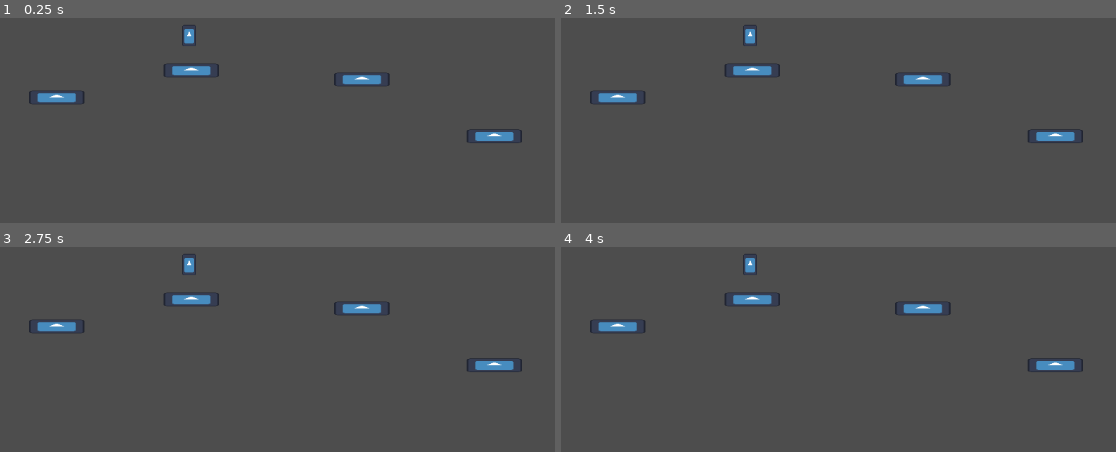
Above: before the commit, frames 1-4 (two rows, left to right).
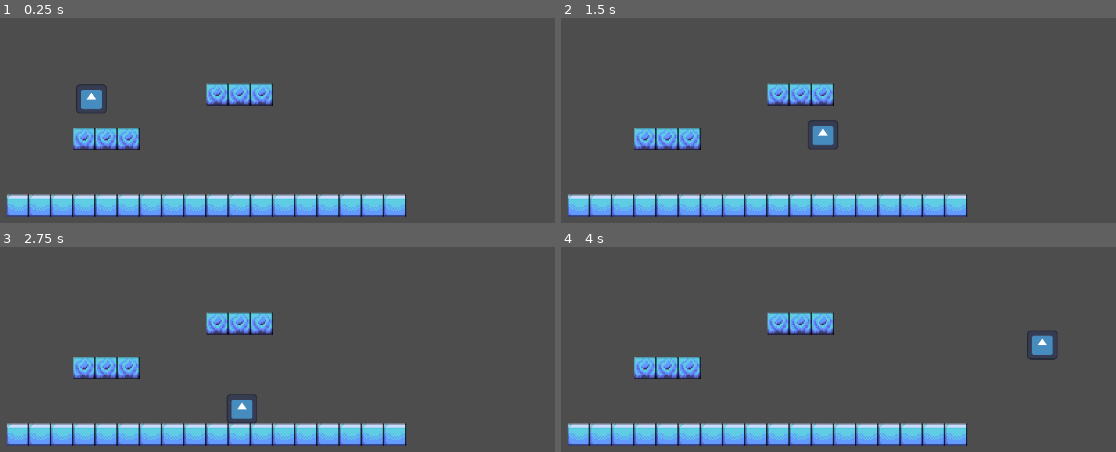
Above: after the commit, the same moments.

Repository: vincentcmartinez/spookyfartjam2025
Game: Godot game, scene res://world.tscn
Same seed, same stepped clock (60 frames per second), same inputs: the game is played once before the commit and once after it. The engine's default icon, where the game draws it, is replaced by a stand-in: a white triangle on a blue panel in a dark square.
Inputs:
- Up to frame 1 (0.25 s): no input
- Up to frame 2 (1.5 s): tap Enter (ui_accept) at 0.5, 0.6, 0.77, 1.07, 1.35 s; hold Right (ui_right) from 0.53 s (still down)
- Up to frame 3 (2.75 s): tap Enter (ui_accept) at 1.52, 1.82, 2.1 s; release Right (ui_right) at 2.03 s; hold Left (ui_left) from 2.03 s (still down)
- Up to frame 4 (4 s): release Left (ui_left) at 2.78 s; hold Right (ui_right) from 2.78 s (still down); tap Enter (ui_accept) at 2.85, 3.02, 3.32, 3.6, 3.77 s

The runs differ from the first frame. In frame 1, 13% of the frame differs, in the area x 1-95%, y 3-98%; in frame 2, 13%; in frame 3, 13%; in frame 4, 13%.

Commit message:
Player controller and tilemap

Diff:
--- a/player.tscn
+++ b/player.tscn
@@ -1,21 +1,19 @@
-[gd_scene load_steps=4 format=3 uid="uid://cm02bwo8guyse"]
+[gd_scene load_steps=4 format=3 uid="uid://yq6wnvx6oepm"]
 
-[ext_resource type="Script" uid="uid://itw8c5v1yqia" path="res://player.gd" id="1_4flbx"]
-[ext_resource type="Texture2D" uid="uid://cbj6q1c8altds" path="res://icon.svg" id="2_onrkg"]
+[ext_resource type="Script" uid="uid://2r4604cdwqo" path="res://scripts/character_body_2d.gd" id="1_qm0ti"]
+[ext_resource type="Texture2D" uid="uid://cbj6q1c8altds" path="res://icon.svg" id="2_fhbv5"]
 
-[sub_resource type="CapsuleShape2D" id="CapsuleShape2D_sh265"]
+[sub_resource type="RectangleShape2D" id="RectangleShape2D_pqap4"]
 
-[node name="player" type="Node2D"]
+[node name="Player" type="Node2D"]
 
 [node name="CharacterBody2D" type="CharacterBody2D" parent="."]
-script = ExtResource("1_4flbx")
+script = ExtResource("1_qm0ti")
 
 [node name="CollisionShape2D" type="CollisionShape2D" parent="CharacterBody2D"]
-shape = SubResource("CapsuleShape2D_sh265")
+shape = SubResource("RectangleShape2D_pqap4")
 
-[node name="Sprite2D" type="Sprite2D" parent="."]
-position = Vector2(1, -1)
-scale = Vector2(0.15625, 0.242188)
-texture = ExtResource("2_onrkg")
-
-[node name="Camera2D" type="Camera2D" parent="."]
+[node name="Sprite2D" type="Sprite2D" parent="CharacterBody2D"]
+position = Vector2(-1.19209e-07, -0.500002)
+scale = Vector2(0.171875, 0.164063)
+texture = ExtResource("2_fhbv5")
--- /dev/null
+++ b/scripts/character_body_2d.gd
@@ -0,0 +1,25 @@
+extends CharacterBody2D
+
+
+const SPEED = 150.0
+const JUMP_VELOCITY = -300.0
+
+
+func _physics_process(delta: float) -> void:
+	# Add the gravity.
+	if not is_on_floor():
+		velocity += get_gravity() * delta
+
+	# Handle jump.
+	if Input.is_action_just_pressed("ui_accept") and is_on_floor():
+		velocity.y = JUMP_VELOCITY
+
+	# Get the input direction and handle the movement/deceleration.
+	# As good practice, you should replace UI actions with custom gameplay actions.
+	var direction := Input.get_axis("ui_left", "ui_right")
+	if direction:
+		velocity.x = direction * SPEED
+	else:
+		velocity.x = move_toward(velocity.x, 0, SPEED)
+
+	move_and_slide()
--- /dev/null
+++ b/tilemapBase.tscn
@@ -0,0 +1,160 @@
+[gd_scene load_steps=4 format=3 uid="uid://b31q0iyxhp326"]
+
+[ext_resource type="Texture2D" uid="uid://d3kd4wid4dxce" path="res://sprites/tiles.png" id="1_ivlvr"]
+
+[sub_resource type="TileSetAtlasSource" id="TileSetAtlasSource_avvnw"]
+texture = ExtResource("1_ivlvr")
+0:0/0 = 0
+0:0/0/physics_layer_0/polygon_0/points = PackedVector2Array(-8, -8, 8, -8, 8, 8, -8, 8)
+1:0/0 = 0
+1:0/0/physics_layer_0/polygon_0/points = PackedVector2Array(-8, -8, 8, -8, 8, 8, -8, 8)
+2:0/0 = 0
+2:0/0/physics_layer_0/polygon_0/points = PackedVector2Array(-8, -8, 8, -8, 8, 8, -8, 8)
+3:0/0 = 0
+3:0/0/physics_layer_0/polygon_0/points = PackedVector2Array(-8, -8, 8, -8, 8, 8, -8, 8)
+4:0/0 = 0
+4:0/0/physics_layer_0/polygon_0/points = PackedVector2Array(-8, -8, 8, -8, 8, 8, -8, 8)
+5:0/0 = 0
+5:0/0/physics_layer_0/polygon_0/points = PackedVector2Array(-8, -8, 8, -8, 8, 8, -8, 8)
+6:0/0 = 0
+6:0/0/physics_layer_0/polygon_0/points = PackedVector2Array(-8, -8, 8, -8, 8, 8, -8, 8)
+7:0/0 = 0
+7:0/0/physics_layer_0/polygon_0/points = PackedVector2Array(-8, -8, 8, -8, 8, 8, -8, 8)
+8:0/0 = 0
+8:0/0/physics_layer_0/polygon_0/points = PackedVector2Array(-8, -8, 8, -8, 8, 8, -8, 8)
+9:0/0 = 0
+9:0/0/physics_layer_0/polygon_0/points = PackedVector2Array(-8, -8, 8, -8, 8, 8, -8, 8)
+10:0/0 = 0
+10:0/0/physics_layer_0/polygon_0/points = PackedVector2Array(-8, -8, 8, -8, 8, 8, -8, 8)
+11:0/0 = 0
+11:0/0/physics_layer_0/polygon_0/points = PackedVector2Array(-8, -8, 8, -8, 8, 8, -8, 8)
+0:1/0 = 0
+0:1/0/physics_layer_0/polygon_0/points = PackedVector2Array(-8, -8, 8, -8, 8, 8, -8, 8)
+1:1/0 = 0
+1:1/0/physics_layer_0/polygon_0/points = PackedVector2Array(-8, -8, 8, -8, 8, 8, -8, 8)
+2:1/0 = 0
+2:1/0/physics_layer_0/polygon_0/points = PackedVector2Array(-8, -8, 8, -8, 8, 8, -8, 8)
+3:1/0 = 0
+3:1/0/physics_layer_0/polygon_0/points = PackedVector2Array(-8, -8, 8, -8, 8, 8, -8, 8)
+4:1/0 = 0
+4:1/0/physics_layer_0/polygon_0/points = PackedVector2Array(-8, -8, 8, -8, 8, 8, -8, 8)
+5:1/0 = 0
+5:1/0/physics_layer_0/polygon_0/points = PackedVector2Array(-8, -8, 8, -8, 8, 8, -8, 8)
+6:1/0 = 0
+6:1/0/physics_layer_0/polygon_0/points = PackedVector2Array(-8, -8, 8, -8, 8, 8, -8, 8)
+7:1/0 = 0
+7:1/0/physics_layer_0/polygon_0/points = PackedVector2Array(-8, -8, 8, -8, 8, 8, -8, 8)
+8:1/0 = 0
+8:1/0/physics_layer_0/polygon_0/points = PackedVector2Array(-8, -8, 8, -8, 8, 8, -8, 8)
+9:1/0 = 0
+9:1/0/physics_layer_0/polygon_0/points = PackedVector2Array(-8, -8, 8, -8, 8, 8, -8, 8)
+10:1/0 = 0
+10:1/0/physics_layer_0/polygon_0/points = PackedVector2Array(-8, -8, 8, -8, 8, 8, -8, 8)
+11:1/0 = 0
+11:1/0/physics_layer_0/polygon_0/points = PackedVector2Array(-8, -8, 8, -8, 8, 8, -8, 8)
+0:2/0 = 0
+0:2/0/physics_layer_0/polygon_0/points = PackedVector2Array(-8, -8, 8, -8, 8, 8, -8, 8)
+1:2/0 = 0
+1:2/0/physics_layer_0/polygon_0/points = PackedVector2Array(-8, -8, 8, -8, 8, 8, -8, 8)
+2:2/0 = 0
+2:2/0/physics_layer_0/polygon_0/points = PackedVector2Array(-8, -8, 8, -8, 8, 8, -8, 8)
+3:2/0 = 0
+3:2/0/physics_layer_0/polygon_0/points = PackedVector2Array(-8, -8, 8, -8, 8, 8, -8, 8)
+4:2/0 = 0
+4:2/0/physics_layer_0/polygon_0/points = PackedVector2Array(-8, -8, 8, -8, 8, 8, -8, 8)
+5:2/0 = 0
+5:2/0/physics_layer_0/polygon_0/points = PackedVector2Array(-8, -8, 8, -8, 8, 8, -8, 8)
+6:2/0 = 0
+6:2/0/physics_layer_0/polygon_0/points = PackedVector2Array(-8, -8, 8, -8, 8, 8, -8, 8)
+7:2/0 = 0
+7:2/0/physics_layer_0/polygon_0/points = PackedVector2Array(-8, -8, 8, -8, 8, 8, -8, 8)
+8:2/0 = 0
+8:2/0/physics_layer_0/polygon_0/points = PackedVector2Array(-8, -8, 8, -8, 8, 8, -8, 8)
+9:2/0 = 0
+9:2/0/physics_layer_0/polygon_0/points = PackedVector2Array(-8, -8, 8, -8, 8, 8, -8, 8)
+10:2/0 = 0
+10:2/0/physics_layer_0/polygon_0/points = PackedVector2Array(-8, -8, 8, -8, 8, 8, -8, 8)
+11:2/0 = 0
+11:2/0/physics_layer_0/polygon_0/points = PackedVector2Array(-8, -8, 8, -8, 8, 8, -8, 8)
+0:3/0 = 0
+0:3/0/physics_layer_0/polygon_0/points = PackedVector2Array(-8, -8, 8, -8, 8, 8, -8, 8)
+1:3/0 = 0
+1:3/0/physics_layer_0/polygon_0/points = PackedVector2Array(-8, -8, 8, -8, 8, 8, -8, 8)
+2:3/0 = 0
+2:3/0/physics_layer_0/polygon_0/points = PackedVector2Array(-8, -8, 8, -8, 8, 8, -8, 8)
+3:3/0 = 0
+3:3/0/physics_layer_0/polygon_0/points = PackedVector2Array(-8, -8, 8, -8, 8, 8, -8, 8)
+4:3/0 = 0
+4:3/0/physics_layer_0/polygon_0/points = PackedVector2Array(-8, -8, 8, -8, 8, 8, -8, 8)
+5:3/0 = 0
+5:3/0/physics_layer_0/polygon_0/points = PackedVector2Array(-8, -8, 8, -8, 8, 8, -8, 8)
+6:3/0 = 0
+6:3/0/physics_layer_0/polygon_0/points = PackedVector2Array(-8, -8, 8, -8, 8, 8, -8, 8)
+7:3/0 = 0
+7:3/0/physics_layer_0/polygon_0/points = PackedVector2Array(-8, -8, 8, -8, 8, 8, -8, 8)
+8:3/0 = 0
+8:3/0/physics_layer_0/polygon_0/points = PackedVector2Array(-8, -8, 8, -8, 8, 8, -8, 8)
+9:3/0 = 0
+9:3/0/physics_layer_0/polygon_0/points = PackedVector2Array(-8, -8, 8, -8, 8, 8, -8, 8)
+10:3/0 = 0
+10:3/0/physics_layer_0/polygon_0/points = PackedVector2Array(-8, -8, 8, -8, 8, 8, -8, 8)
+11:3/0 = 0
+11:3/0/physics_layer_0/polygon_0/points = PackedVector2Array(-8, -8, 8, -8, 8, 8, -8, 8)
+0:4/0 = 0
+0:4/0/physics_layer_0/polygon_0/points = PackedVector2Array(-8, -8, 8, -8, 8, 8, -8, 8)
+1:4/0 = 0
+1:4/0/physics_layer_0/polygon_0/points = PackedVector2Array(-8, -8, 8, -8, 8, 8, -8, 8)
+2:4/0 = 0
+2:4/0/physics_layer_0/polygon_0/points = PackedVector2Array(-8, -8, 8, -8, 8, 8, -8, 8)
+3:4/0 = 0
+3:4/0/physics_layer_0/polygon_0/points = PackedVector2Array(-8, -8, 8, -8, 8, 8, -8, 8)
+4:4/0 = 0
+4:4/0/physics_layer_0/polygon_0/points = PackedVector2Array(-8, -8, 8, -8, 8, 8, -8, 8)
+5:4/0 = 0
+5:4/0/physics_layer_0/polygon_0/points = PackedVector2Array(-8, -8, 8, -8, 8, 8, -8, 8)
+6:4/0 = 0
+6:4/0/physics_layer_0/polygon_0/points = PackedVector2Array(-8, -8, 8, -8, 8, 8, -8, 8)
+7:4/0 = 0
+7:4/0/physics_layer_0/polygon_0/points = PackedVector2Array(-8, -8, 8, -8, 8, 8, -8, 8)
+8:4/0 = 0
+8:4/0/physics_layer_0/polygon_0/points = PackedVector2Array(-8, -8, 8, -8, 8, 8, -8, 8)
+9:4/0 = 0
+9:4/0/physics_layer_0/polygon_0/points = PackedVector2Array(-8, -8, 8, -8, 8, 8, -8, 8)
+10:4/0 = 0
+10:4/0/physics_layer_0/polygon_0/points = PackedVector2Array(-8, -8, 8, -8, 8, 8, -8, 8)
+11:4/0 = 0
+11:4/0/physics_layer_0/polygon_0/points = PackedVector2Array(-8, -8, 8, -8, 8, 8, -8, 8)
+0:5/0 = 0
+0:5/0/physics_layer_0/polygon_0/points = PackedVector2Array(-8, -8, 8, -8, 8, 8, -8, 8)
+1:5/0 = 0
+1:5/0/physics_layer_0/polygon_0/points = PackedVector2Array(-8, -8, 8, -8, 8, 8, -8, 8)
+2:5/0 = 0
+2:5/0/physics_layer_0/polygon_0/points = PackedVector2Array(-8, -8, 8, -8, 8, 8, -8, 8)
+3:5/0 = 0
+3:5/0/physics_layer_0/polygon_0/points = PackedVector2Array(-8, -8, 8, -8, 8, 8, -8, 8)
+4:5/0 = 0
+4:5/0/physics_layer_0/polygon_0/points = PackedVector2Array(-8, -8, 8, -8, 8, 8, -8, 8)
+5:5/0 = 0
+6:5/0 = 0
+7:5/0 = 0
+8:5/0 = 0
+9:5/0 = 0
+10:5/0 = 0
+10:5/0/physics_layer_0/polygon_0/points = PackedVector2Array(-8, -8, 8, -8, 8, 8, -8, 8)
+11:5/0 = 0
+11:5/0/physics_layer_0/polygon_0/points = PackedVector2Array(-8, -8, 8, -8, 8, 8, -8, 8)
+
+[sub_resource type="TileSet" id="TileSet_rx81d"]
+physics_layer_0/collision_layer = 1
+sources/1 = SubResource("TileSetAtlasSource_avvnw")
+
+[node name="Level Map" type="Node2D"]
+
+[node name="TileMap" type="TileMap" parent="."]
+texture_filter = 1
+tile_set = SubResource("TileSet_rx81d")
+rendering_quadrant_size = 32
+format = 2
+layer_0/name = "Background"
+layer_0/tile_data = PackedInt32Array(65534, 131073, 0, 65535, 131073, 0, 0, 131073, 0, 1, 131073, 0, 2, 131073, 0, 3, 131073, 0, 4, 131073, 0, 5, 131073, 0, 6, 131073, 0, 7, 131073, 0, 8, 131073, 0, 65533, 131073, 0, 65532, 131073, 0, 65531, 131073, 0, 65530, 131073, 0, 65529, 131073, 0, 65528, 131073, 0, 9, 131073, 0, -131077, 262145, 0, -131076, 262145, 0, -131075, 262145, 0, -327679, 262145, 0, -327678, 262145, 0, -327677, 262145, 0)
+layer_1/name = "Collision"
--- a/world.tscn
+++ b/world.tscn
@@ -1,23 +1,15 @@
 [gd_scene load_steps=3 format=3 uid="uid://blit253bgerch"]
 
-[ext_resource type="PackedScene" uid="uid://doahbic7q0shx" path="res://platform.tscn" id="1_fj7yv"]
-[ext_resource type="PackedScene" uid="uid://cm02bwo8guyse" path="res://player.tscn" id="2_tlwt5"]
+[ext_resource type="PackedScene" uid="uid://yq6wnvx6oepm" path="res://player.tscn" id="2_fj7yv"]
+[ext_resource type="PackedScene" uid="uid://b31q0iyxhp326" path="res://tilemapBase.tscn" id="3_tlwt5"]
 
 [node name="world" type="Node2D"]
 
-[node name="platforms" type="Node2D" parent="."]
+[node name="Player" parent="." instance=ExtResource("2_fj7yv")]
+position = Vector2(-67, -97)
 
-[node name="Node2D" parent="platforms" instance=ExtResource("1_fj7yv")]
-position = Vector2(206, 464)
+[node name="Camera2D" type="Camera2D" parent="."]
+position = Vector2(3, -114)
+zoom = Vector2(2, 2)
 
-[node name="Node2D2" parent="platforms" instance=ExtResource("1_fj7yv")]
-position = Vector2(400, 425)
-
-[node name="Node2D3" parent="platforms" instance=ExtResource("1_fj7yv")]
-position = Vector2(646, 438)
-
-[node name="Node2D4" parent="platforms" instance=ExtResource("1_fj7yv")]
-position = Vector2(837, 520)
-
-[node name="player" parent="." instance=ExtResource("2_tlwt5")]
-position = Vector2(396, 376)
+[node name="tilemap" parent="." instance=ExtResource("3_tlwt5")]
Not shown, added: scripts/character_body_2d.gd.uid
Binary file added: sprites/tiles.png
Not shown, added: sprites/tiles.png.import
